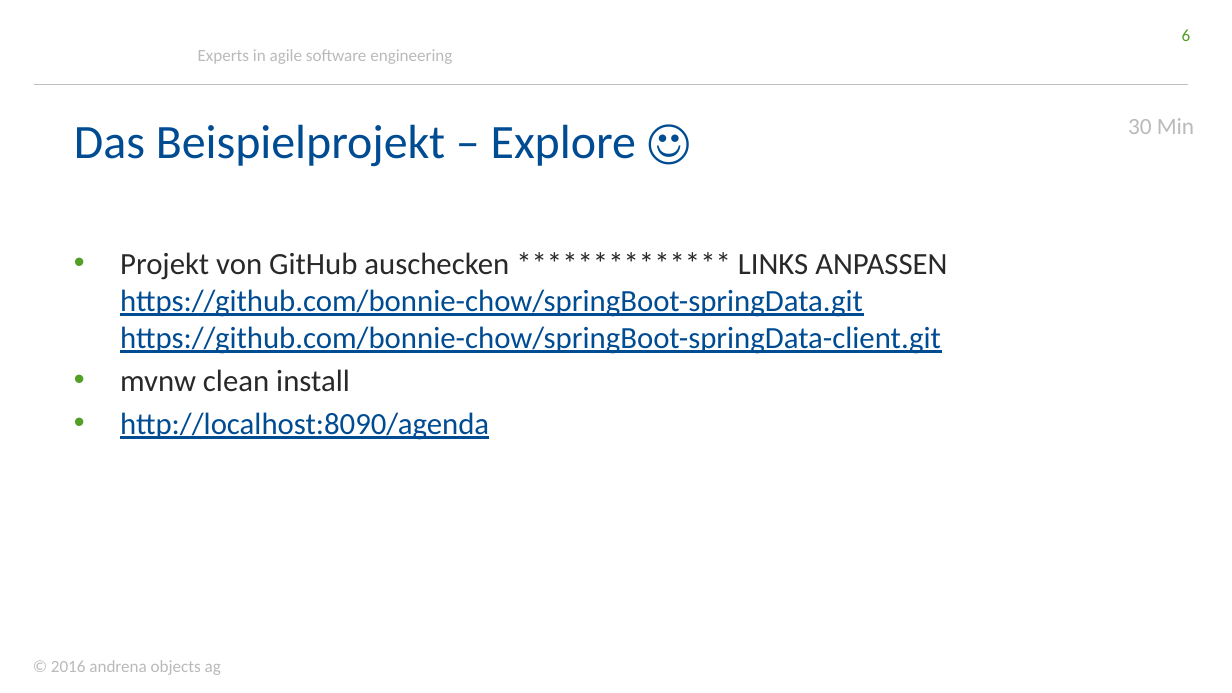
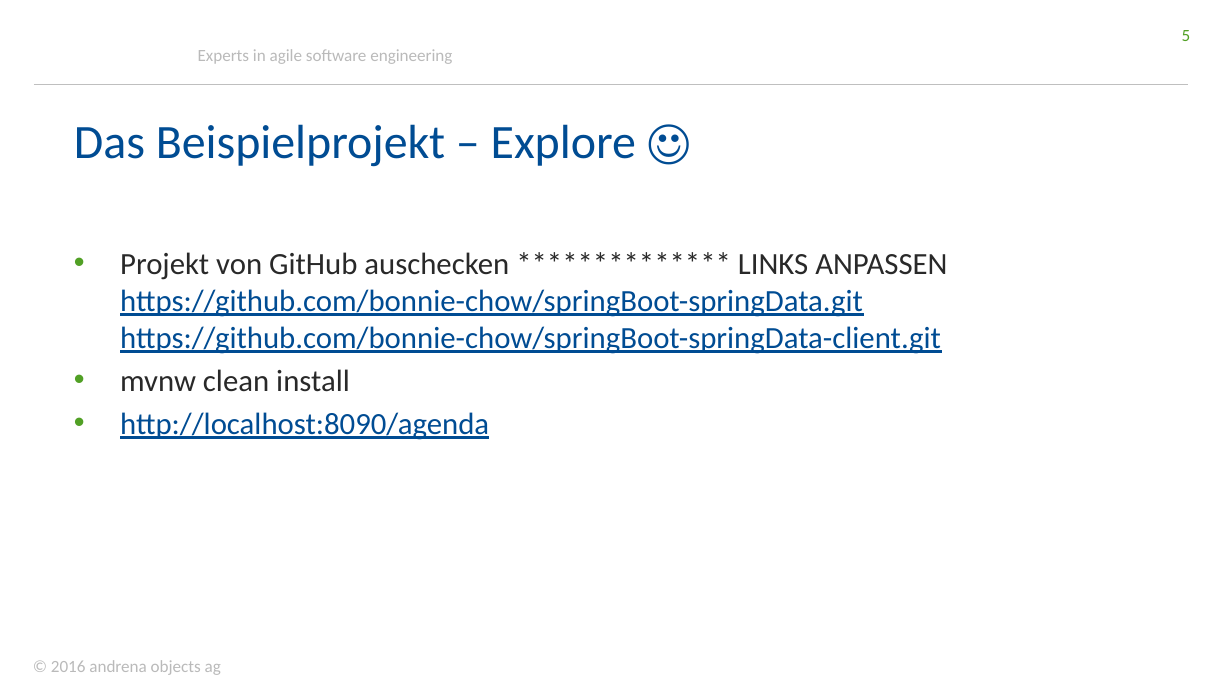
Before and after one commit to stklqt/oop-springboot-springdata-server, a slide deck: slide 5 of slidesXPDays.pptx (slide 6 before the commit). Drawn at 1232x693 pixels with LibreOffice and Linux fonts; fonts in the diff are those of the drawing; background and template pictures are left out. Boxes give left, top, right and bottom in pixels: in the first picture for what was removed or moved away, otherwise in the second. Text is boxed around its words. In the diff, an @@ line names an element or a change of style, - is before the commit and + after.

```diff
--- a/slidesXPDays.pptx
+++ b/slidesXPDays.pptx
@@ page number at (1182, 30, 1191, 41): text changed @@
-6
+5
@@ text removed at (1128, 118, 1194, 134) @@
-30 Min
```
Also in this commit, not shown: 6 other slides changed, 3 slides added, 1 slide removed.
